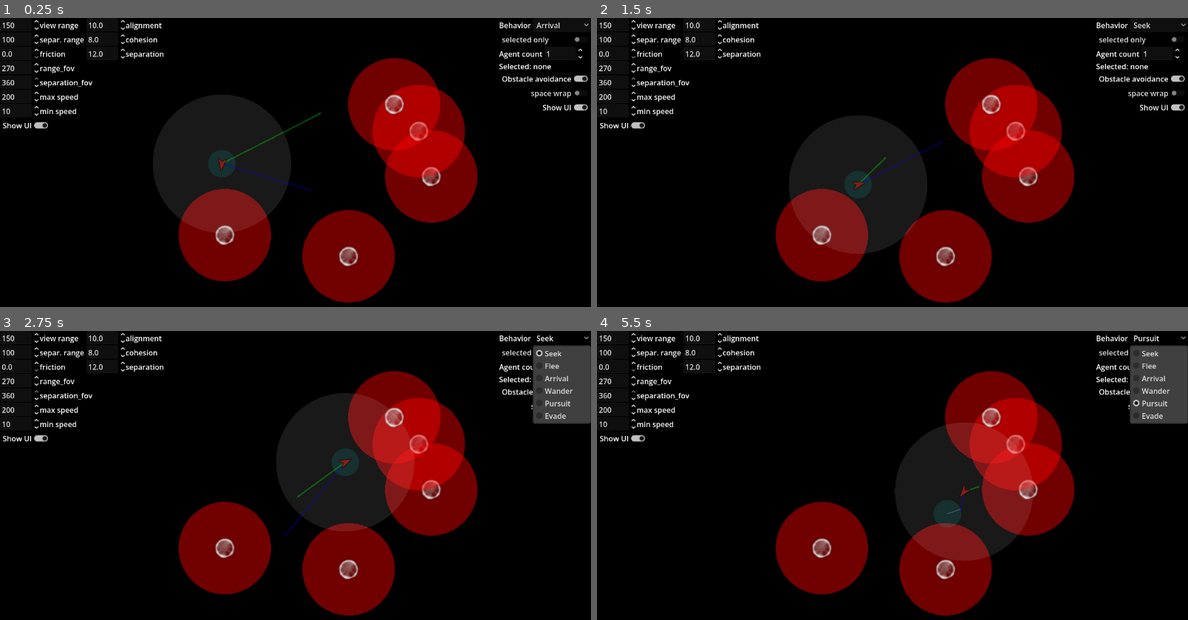
Above: before the commit, frames 1-4 (two rows, left to right).
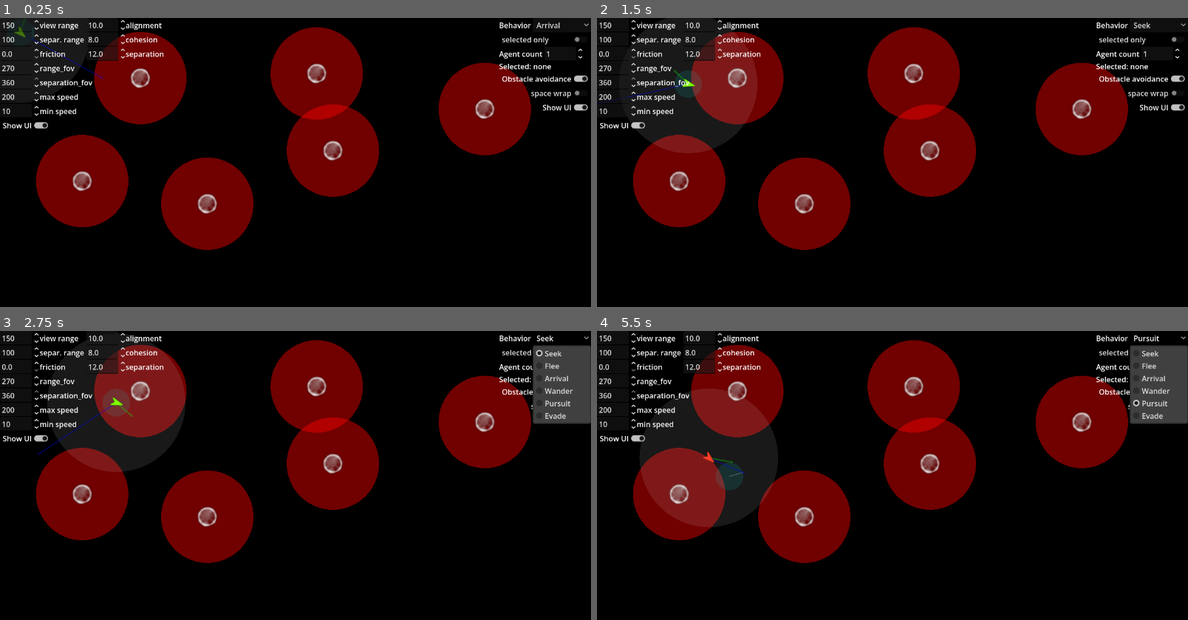
Above: after the commit, the same moments.

Repository: JohnMeadow1/classic_ai_for_games
Game: Godot game, scene res://main.tscn
Two runs of this game, one before a commit and one after it. Both use one fixed random seed, a clock stepped at 60 frames per second and the inputs below.
Inputs:
- Up to frame 1 (0.25 s): no input
- Up to frame 2 (1.5 s): click "Arrival" at 0.5 s; click "selected only" at 1.25 s
- Up to frame 3 (2.75 s): click "Seek" at 2 s
- Up to frame 4 (5.5 s): click "Obstacle avoidance" at 2.75 s; click "Wander" at 3.5 s; click "space wrap" at 4.25 s; click "Pursuit" at 5 s

The runs differ from the first frame. In frame 1, 42% of the frame differs, in the area x 0-90%, y 0-99%; in frame 2, 43%; in frame 3, 40%; in frame 4, 40%.

Commit message:
This needs rewrite

Diff:
--- a/01_agent_steering/Botek.gd
+++ b/01_agent_steering/Botek.gd
@@ -3,7 +3,6 @@
 
 enum Behavior { SEEK, FLEE, ARRIVAL, WANDER, PURSUIT, EVADE }
 
-@export var debug = false
 var border_margin = 100
 
 var velocity    := Vector2.ZERO
@@ -19,7 +18,6 @@
 var precited_position := Vector2.ZERO
 var is_selected := false
 
-@export var flock_id:int = 2
 @export var is_predator:bool = false
 @export var behavior: Behavior = Behavior.ARRIVAL
 @export var collision_avoidance_enabled := true
@@ -29,10 +27,13 @@
 
 func _ready():
 	velocity = Vector2.RIGHT.rotated(randf()*TAU) * Steering.max_speed
+
+func set_predator(in_bool:bool):
+	is_predator = in_bool
 	if is_predator:
 		$Sprite2D.modulate = Color(1.0, 0.25, 0.15)
 	else:
-		$Sprite2D.modulate = Color.from_hsv(float(flock_id) * 0.25, 1.0, 1.0, 1.0)
+		$Sprite2D.modulate = Color.from_hsv(0.25, 1.0, 1.0, 1.0)
 
 func _process(delta: float) -> void:
 	angle = velocity.angle()
@@ -40,18 +41,20 @@
 	$Sprite2D.rotation = angle
 
 	steering = calculate_steering(delta)
+
 	if collision_avoidance_enabled:
-		steering += collision_avoidance(100.0)
+		steering += collision_avoidance()
+
 	steering = steering.limit_length(Steering.max_steering_force)
 
 	velocity += steering * delta
 	velocity = velocity.limit_length(Steering.max_speed)
-	velocity -= velocity * Steering.friction * delta
+	velocity -= velocity * delta
 	handle_screen_edge()
 
 	position += velocity * delta
 
-	if debug: queue_redraw()
+	if Steering.debug_draw: queue_redraw()
 
 func calculate_steering(delta: float) -> Vector2:
 	var mouse_position := get_global_mouse_position()
@@ -109,13 +112,20 @@
 func evade(in_position:Vector2, in_velocity:Vector2) -> Vector2:
 	return flee(predict_position(in_position, in_velocity))
 
+#func predict_position(in_position:Vector2, in_velocity:Vector2) -> Vector2:
+#	var distance := position.distance_to(in_position)
+#	var speed := velocity.length()
+#	var t :float = distance / speed
+#	precited_position = in_position + in_velocity * t
+#	return precited_position
+
 func predict_position(in_position:Vector2, in_velocity:Vector2) -> Vector2:
 	var prediction_time := 0.0
 	prediction_time = position.distance_to(in_position) / Steering.max_speed
 	precited_position = in_velocity * prediction_time
 	return in_position + precited_position
 
-func collision_avoidance(obstacle_radius:float) -> Vector2:
+func collision_avoidance() -> Vector2:
 	var speed_ratio := velocity.length() / maxf(Steering.max_speed, 0.001)
 	var ahead := position + facing * Steering.max_see_ahead * speed_ratio
 	var ahead_half := position + facing * Steering.max_see_ahead * speed_ratio * 0.5
@@ -129,9 +139,9 @@
 		if not obstacle is Node2D:
 			continue
 		var obstacle_position: Vector2 = obstacle.position
-		var blocks_path := obstacle_position.distance_to(ahead) <= obstacle_radius \
-			or obstacle_position.distance_to(ahead_half) <= obstacle_radius \
-			or obstacle_position.distance_to(position) <= obstacle_radius
+		var blocks_path := obstacle_position.distance_to(ahead) <= Steering.obstacle_distance \
+			or obstacle_position.distance_to(ahead_half) <= Steering.obstacle_distance \
+			or obstacle_position.distance_to(position) <= Steering.obstacle_distance
 		if not blocks_path:
 			continue
 
@@ -166,8 +176,6 @@
 func get_neighbors(range_squared: float, field_of_view: float) -> Array:
 	var neighbors: Array[Botek] = []
 	for boid in get_boids():
-		if boid.flock_id != flock_id:
-			continue
 
 		var offset: Vector2 = boid.position - position
 		if offset.length_squared() == 0.0:
@@ -204,7 +212,7 @@
 func _draw():
 	if is_selected:
 		draw_arc(Vector2.ZERO, 18.0, 0.0, TAU, 32, Color.YELLOW, 2.0)
-	if debug:
+	if Steering.debug_draw:
 		draw_circle(Vector2.ZERO, Steering.view_range, Color(1.0, 1.0, 1.0, 0.1))
 		draw_circle(circle_center, Steering.wander_radius, Color(0.0, 1.0, 1.0, 0.1))
 		draw_line(circle_center, circle_center + circle_displacement, Color(1.0, 1.0, 1.0, 0.2), 2.0)
@@ -239,35 +247,24 @@
 
 #func predict_position(in_position:Vector2, in_velocity:Vector2) -> Vector2:
 #	var prediction_time := 0.0
-#	prediction_time = (position.distance_to(in_position) / maxf(Steering.max_speed, 0.001))
-#	return in_position + in_velocity * prediction_time
-
-#func wander(delta: float) -> Vector2:
-#	var wander_facing := facing
-#	if wander_facing == Vector2.ZERO:
-#		wander_facing = Vector2.RIGHT.rotated(angle)
-#
-#	circle_radius = wander_radius
-#	circle_center = wander_facing * wander_distance
-#	wander_angle += randf_range(-wander_jitter, wander_jitter) * delta
-#	circle_displacement = wander_facing.rotated(wander_angle) * circle_radius
-#	var target_velocity := (circle_center + circle_displacement).normalized() * Steering.max_speed
-#	return steer_toward(target_velocity)
-
-#func collision_avoidance(obstacles:Array, obstacle_radius:float) -> Vector2:
-#	if facing == Vector2.ZERO:
-#		return Vector2.ZERO
-#
+#	prediction_time = position.distance_to(in_position) / Steering.max_speed
+#	precited_position = in_velocity * prediction_time
+#	return in_position + precited_position
+
+
+#func collision_avoidance(obstacle_radius:float) -> Vector2:
 #	var speed_ratio := velocity.length() / maxf(Steering.max_speed, 0.001)
-#	var ahead := position + facing * max_see_ahead * speed_ratio
-#	var ahead_half := position + facing * max_see_ahead * speed_ratio * 0.5
-#
-#	var most_threatening = null
+#	var ahead := position + facing * Steering.max_see_ahead * speed_ratio
+#	var ahead_half := position + facing * Steering.max_see_ahead * speed_ratio * 0.5
+#
+#	var most_threatening :Node2D = null
 #	var threat_distance := 0.0
-#	for obstacle in obstacles:
-#		if obstacle == self:
+#	if not is_instance_valid(Steering.obstacle_node):
+#		return Vector2.ZERO
+#
+#	for obstacle in Steering.obstacle_node.get_children():
+#		if not obstacle is Node2D:
 #			continue
-#
 #		var obstacle_position: Vector2 = obstacle.position
 #		var blocks_path := obstacle_position.distance_to(ahead) <= obstacle_radius \
 #			or obstacle_position.distance_to(ahead_half) <= obstacle_radius \
@@ -283,8 +280,10 @@
 #	if most_threatening == null:
 #		return Vector2.ZERO
 #
-#	var target_velocity: Vector2 = (ahead - most_threatening.position).normalized() * Steering.max_speed
-#	return steer_toward(target_velocity).limit_length(max_avoid_force)
+#	var target_velocity: Vector2 = (ahead - most_threatening.position).normalized()
+#	target_velocity *= Steering.max_speed
+#
+#	return steer_toward(target_velocity).limit_length(Steering.max_avoid_force)
 
 #func path_follow(path:PackedVector2Array, loop := false) -> Vector2:
 #	if path.is_empty():
--- a/01_agent_steering/Botek.tscn
+++ b/01_agent_steering/Botek.tscn
@@ -1,12 +1,11 @@
 [gd_scene format=3 uid="uid://c1ecxyptgl5xr"]
 
 [ext_resource type="Script" uid="uid://dvxiuwjn1kaqw" path="res://Botek.gd" id="1_04i8o"]
-[ext_resource type="Texture2D" uid="uid://6hrhyfeytxty" path="res://sprites/arrow3.png" id="2_3veu7"]
+[ext_resource type="Texture2D" uid="uid://dowpmxwffkpyq" path="res://sprites/arrow2.png" id="2_04i8o"]
 
-[node name="boid" type="Node2D" unique_id=1774474643]
+[node name="Botek" type="Node2D" unique_id=1774474643]
 script = ExtResource("1_04i8o")
-debug = true
 
 [node name="Sprite2D" type="Sprite2D" parent="." unique_id=1077011258]
-texture = ExtResource("2_3veu7")
+texture = ExtResource("2_04i8o")
 offset = Vector2(2, 0)
--- a/01_agent_steering/Obstacle.tscn
+++ b/01_agent_steering/Obstacle.tscn
@@ -3,7 +3,7 @@
 [ext_resource type="Texture2D" uid="uid://cm3ehjos6kefo" path="res://sprites/light_03.png" id="1_nfn2k"]
 [ext_resource type="Script" uid="uid://cxui0i1wakhwx" path="res://obstacle.gd" id="1_qaun2"]
 
-[node name="Node2D" type="Node2D" unique_id=1172701671]
+[node name="Obstacle" type="Node2D" unique_id=1172701671]
 script = ExtResource("1_qaun2")
 
 [node name="Light03" type="Sprite2D" parent="." unique_id=796290372]
--- a/01_agent_steering/Steering.gd
+++ b/01_agent_steering/Steering.gd
@@ -6,11 +6,15 @@
 var wander_distance        := 60.0
 var wander_radius          := 30.0
 var wander_jitter          := TAU #6.283
+
 var max_see_ahead          := 60.0
 var max_avoid_force        := 150.0
 var path_arrive_radius     := 20.0
+
 var leader_behind_distance := 40.0
 var leader_sight_radius    := 50.0
+
+var obstacle_distance := 100.0
 
 var queue_ahead_distance   := 25.0
 var queue_radius           := 25.0
@@ -30,6 +34,7 @@
 var separation_range := 0.0
 var separation_range_fov     := 0.0
 
+var debug_draw := true
 var space_wrap := false
 
 var obstacle_node :Node2D
--- a/01_agent_steering/World2D.gd
+++ b/01_agent_steering/World2D.gd
@@ -52,10 +52,12 @@
 		return null
 
 	new_agent.position = spawn_position
-	new_agent.flock_id = randi() % 2
-	new_agent.behavior = current_behavior
+	if new_agent.is_predator:
+		new_agent.behavior = new_agent.Behavior.PURSUIT
+	else:
+		new_agent.behavior = new_agent.Behavior.EVADE
 	new_agent.collision_avoidance_enabled = collision_avoidance_enabled
-	new_agent.debug = false
+	#new_agent.debug = false
 	add_child(new_agent)
 	register_agent(new_agent, notify)
 	refresh_targets()
@@ -103,13 +105,18 @@
 	if new_behavior < Botek.Behavior.SEEK or new_behavior > Botek.Behavior.EVADE:
 		push_warning("Ignoring unknown steering behavior: %d" % new_behavior)
 		return
+
 	current_behavior = new_behavior
 	if selected_only:
 		if is_instance_valid(selected_agent):
 			selected_agent.behavior = current_behavior
+			selected_agent.set_predator(new_behavior == Botek.Behavior.PURSUIT)
+
 	else:
 		for agent in agents:
 			agent.behavior = current_behavior
+			agent.set_predator(new_behavior == Botek.Behavior.PURSUIT)
+
 
 func set_selected_only(enabled: bool) -> void:
 	selected_only = enabled
--- a/01_agent_steering/main.tscn
+++ b/01_agent_steering/main.tscn
@@ -1,6 +1,6 @@
 [gd_scene format=3 uid="uid://bfqd288uxrood"]
 
-[ext_resource type="Script" uid="uid://c41rnivvdqvm6" path="res://obstacles.gd" id="1_1bvp3"]
+[ext_resource type="Script" uid="uid://c41rnivvdqvm6" path="res://ObstaclesContainer.gd" id="1_1bvp3"]
 [ext_resource type="PackedScene" uid="uid://c1ecxyptgl5xr" path="res://Botek.tscn" id="2"]
 [ext_resource type="PackedScene" uid="uid://bxybipfmfsfgb" path="res://ui.tscn" id="2_h2yge"]
 [ext_resource type="PackedScene" uid="uid://5p5ufm4ihnow" path="res://Obstacle.tscn" id="3_h2yge"]
@@ -8,33 +8,33 @@
 
 [node name="main" type="Node" unique_id=1845128593]
 
-[node name="Obstacle" type="Node2D" parent="." unique_id=1633840079]
-unique_name_in_owner = true
+[node name="UI" parent="." unique_id=154477144 instance=ExtResource("2_h2yge")]
+
+[node name="ObstaclesContainer" type="Node2D" parent="." unique_id=1633840079]
 script = ExtResource("1_1bvp3")
 metadata/_edit_lock_ = true
 
-[node name="obstacle" parent="Obstacle" unique_id=796290372 instance=ExtResource("3_h2yge")]
-position = Vector2(934, 343)
+[node name="Node2D" parent="ObstaclesContainer" unique_id=1172701671 instance=ExtResource("3_h2yge")]
+position = Vector2(686, 120)
 
-[node name="obstacle2" parent="Obstacle" unique_id=1172701671 instance=ExtResource("3_h2yge")]
-position = Vector2(907, 245)
+[node name="Obstacle" parent="ObstaclesContainer" unique_id=291054048 instance=ExtResource("3_h2yge")]
+position = Vector2(721, 287)
 
-[node name="obstacle3" parent="Obstacle" unique_id=26363703 instance=ExtResource("3_h2yge")]
-position = Vector2(854, 187)
+[node name="Obstacle2" parent="ObstaclesContainer" unique_id=1514526894 instance=ExtResource("3_h2yge")]
+position = Vector2(449, 402)
 
-[node name="obstacle4" parent="Obstacle" unique_id=1090553365 instance=ExtResource("3_h2yge")]
-position = Vector2(487, 470)
+[node name="Obstacle3" parent="ObstaclesContainer" unique_id=1192505104 instance=ExtResource("3_h2yge")]
+position = Vector2(1050, 197)
 
-[node name="obstacle5" parent="Obstacle" unique_id=722872990 instance=ExtResource("3_h2yge")]
-position = Vector2(755, 516)
+[node name="Obstacle4" parent="ObstaclesContainer" unique_id=5933758 instance=ExtResource("3_h2yge")]
+position = Vector2(304, 130)
 
-[node name="UI" parent="." unique_id=154477144 instance=ExtResource("2_h2yge")]
+[node name="Obstacle5" parent="ObstaclesContainer" unique_id=571168904 instance=ExtResource("3_h2yge")]
+position = Vector2(178, 353)
 
 [node name="World2D" type="Node2D" parent="." unique_id=223259670]
 script = ExtResource("4_controller")
 BOIDS_COUNT = 1
 
-[node name="boid" parent="World2D" unique_id=80527138 instance=ExtResource("2")]
-position = Vector2(490.789, 271.91)
+[node name="Botek" parent="World2D" unique_id=1774474643 instance=ExtResource("2")]
 is_predator = true
-behavior = 0
--- a/01_agent_steering/obstacle.gd
+++ b/01_agent_steering/obstacle.gd
@@ -1,4 +1,4 @@
 extends Node2D
 
 func _draw():
-	draw_circle(Vector2.ZERO, 100, Color(1.0, 0.0, 0.0, 0.443))
+	draw_circle(Vector2.ZERO, 100.0, Color(1.0, 0.0, 0.0, 0.443))
Renamed: 01_agent_steering/obstacles.gd -> 01_agent_steering/ObstaclesContainer.gd
Renamed: 01_agent_steering/obstacles.gd.uid -> 01_agent_steering/ObstaclesContainer.gd.uid
